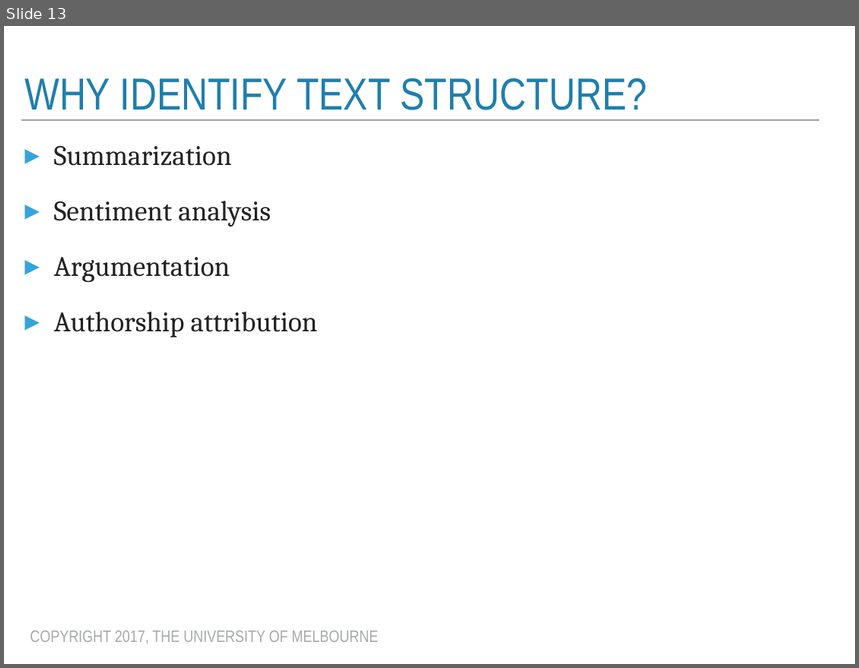
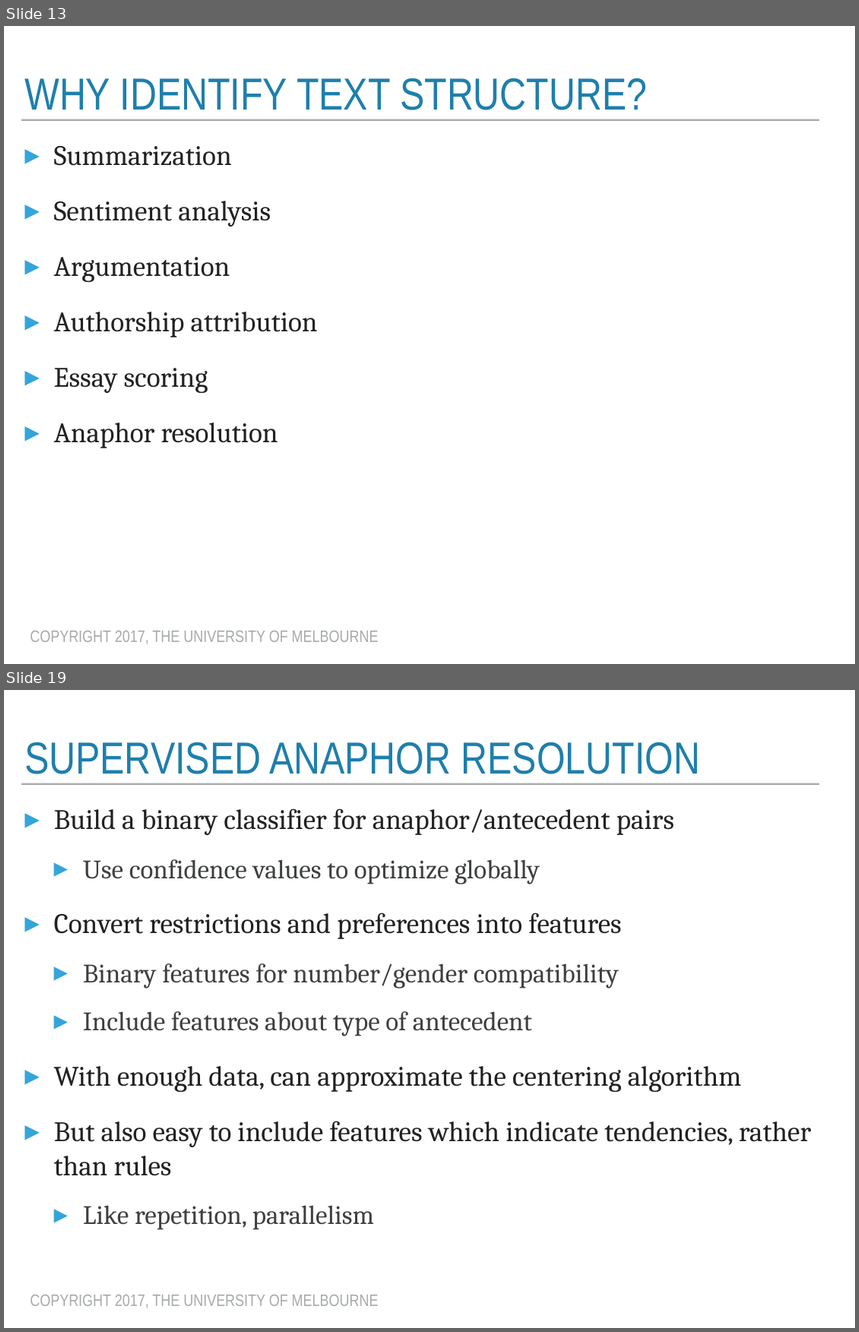
Before and after one commit to trevorcohn/comp90042, a slide deck: slides/WSTA_L13_discourse.pptx. Shown one above the other, each under a label of ours: slide 13 before the commit, slides 13 and 19 after it; the slides between them are not shown. The pictures are 859x668 and 859x1332 pixels, drawn with LibreOffice and Linux fonts; fonts in the diff are those of the drawing. Boxes give left, top, right and bottom in pixels: in the first picture for what was removed or moved away, otherwise in the second. Text is boxed around its words. In the diff, an @@ line names an element or a change of style, - is before the commit and + after.

```diff
--- a/slides/WSTA_L13_discourse.pptx
+++ b/slides/WSTA_L13_discourse.pptx
@@ slide 19 added at box(4, 690, 855, 1328), background #FFFFFF; not listed: 2 template elements that a slide beside it also shows @@
@@ title added at box(25, 742, 701, 774), 54 pt, text #1F7FAB @@
+SUPERVISED ANAPHOR RESOLUTION
@@ text added at box(54, 809, 811, 1230), 34 pt, text #222222 @@
+▸ Build a binary classifier for anaphor/antecedent pairs
+  ▸ Use confidence values to optimize globally
+▸ Convert restrictions and preferences into features
+  ▸ Binary features for number/gender compatibility
+  ▸ Include features about type of antecedent
+▸ With enough data, can approximate the centering algorithm
+▸ But also easy to include features which indicate tendencies, rather than rules
+  ▸ Like repetition, parallelism
@@ slide 13 changed as well @@
@@ text at box(54, 368, 278, 449): paragraphs added @@
+▸ Essay scoring
+▸ Anaphor resolution
```
Also in this commit, not shown: 11 other slides changed, 7 other slides added, 2 other files.
